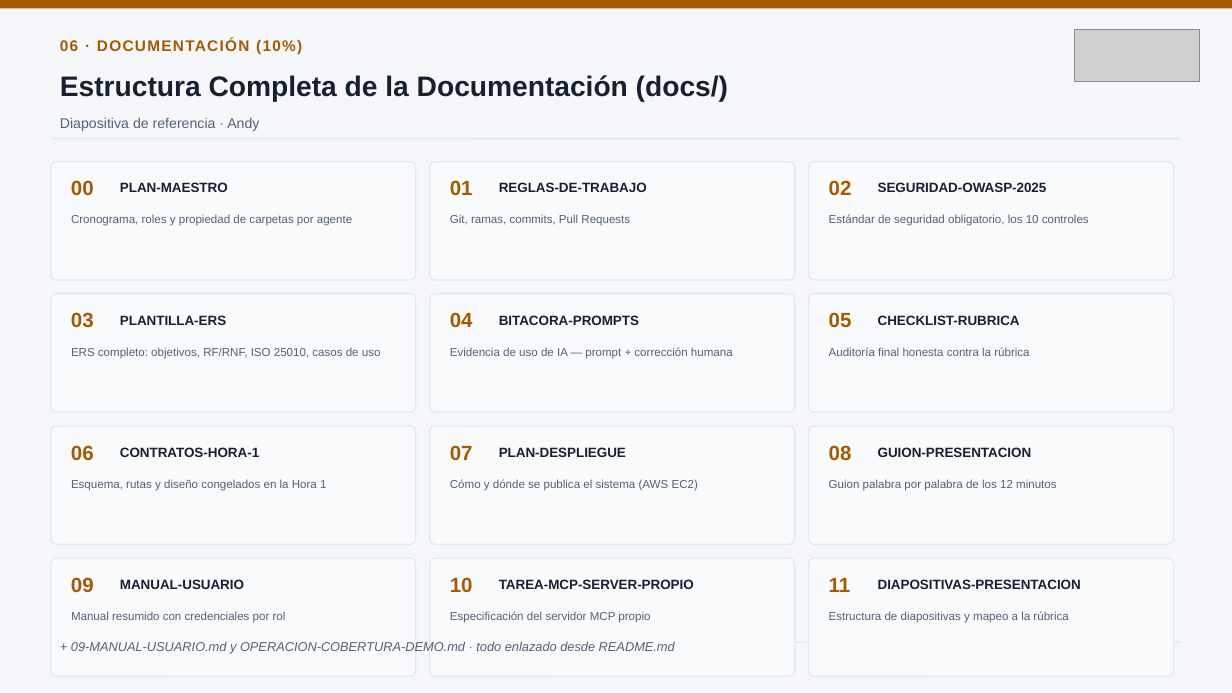
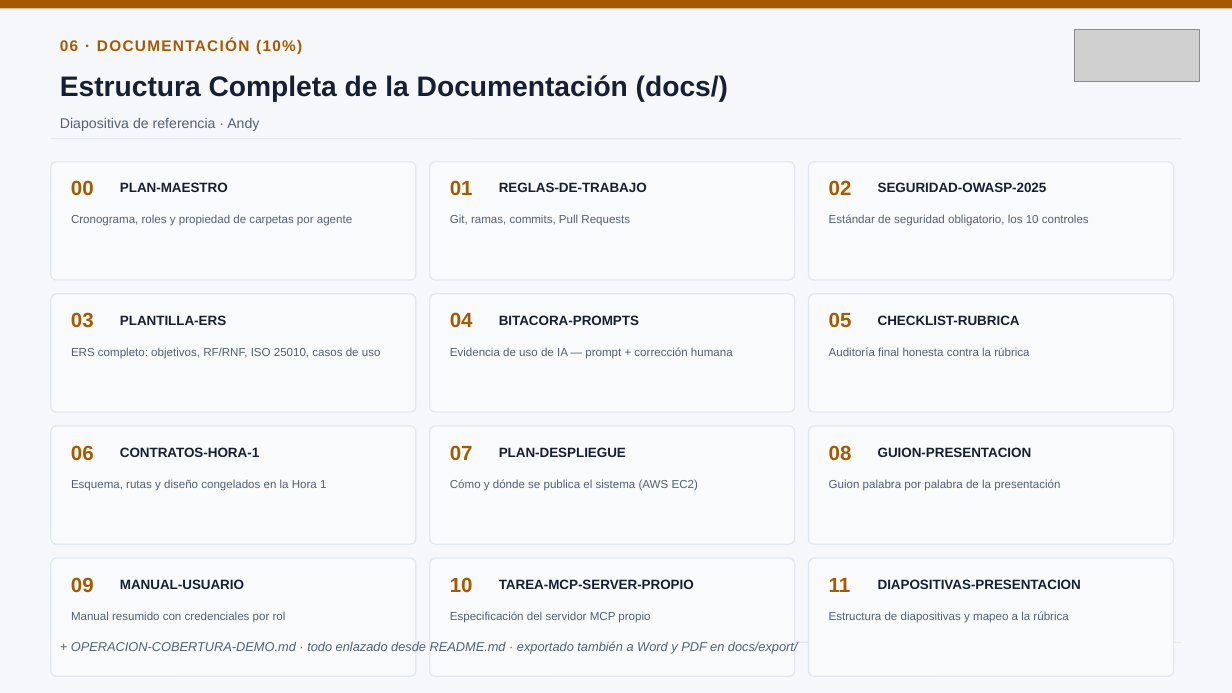
Before and after one commit to Andy13K/Dia_del_programador_IA, a slide deck: slide 6 of docs/export/Presentacion-Kin-Solar-Guatemala.pptx. Drawn at 1232x693 pixels with LibreOffice and Linux fonts; fonts in the diff are those of the drawing; grey boxes stand for pictures. Boxes give left, top, right and bottom in pixels: in the first picture for what was removed or moved away, otherwise in the second. Text is boxed around its words. In the diff, an @@ line names an element or a change of style, - is before the commit and + after.

```diff
--- a/docs/export/Presentacion-Kin-Solar-Guatemala.pptx
+++ b/docs/export/Presentacion-Kin-Solar-Guatemala.pptx
@@ text at (x1=829, y1=479, x2=1060, y2=491): text changed @@
-Guion palabra por palabra de los 12 minutos
+Guion palabra por palabra de la presentación
@@ text at (x1=71, y1=641, x2=798, y2=654): text changed @@
-+ 09-MANUAL-USUARIO.md y OPERACION-COBERTURA-DEMO.md · todo enlazado desde README.md
++ OPERACION-COBERTURA-DEMO.md · todo enlazado desde README.md · exportado también a Word y PDF en docs/export/
```
Also in this commit, not shown: 12 other slides changed, 2 slides added, 3 slides removed, 12 other files.
